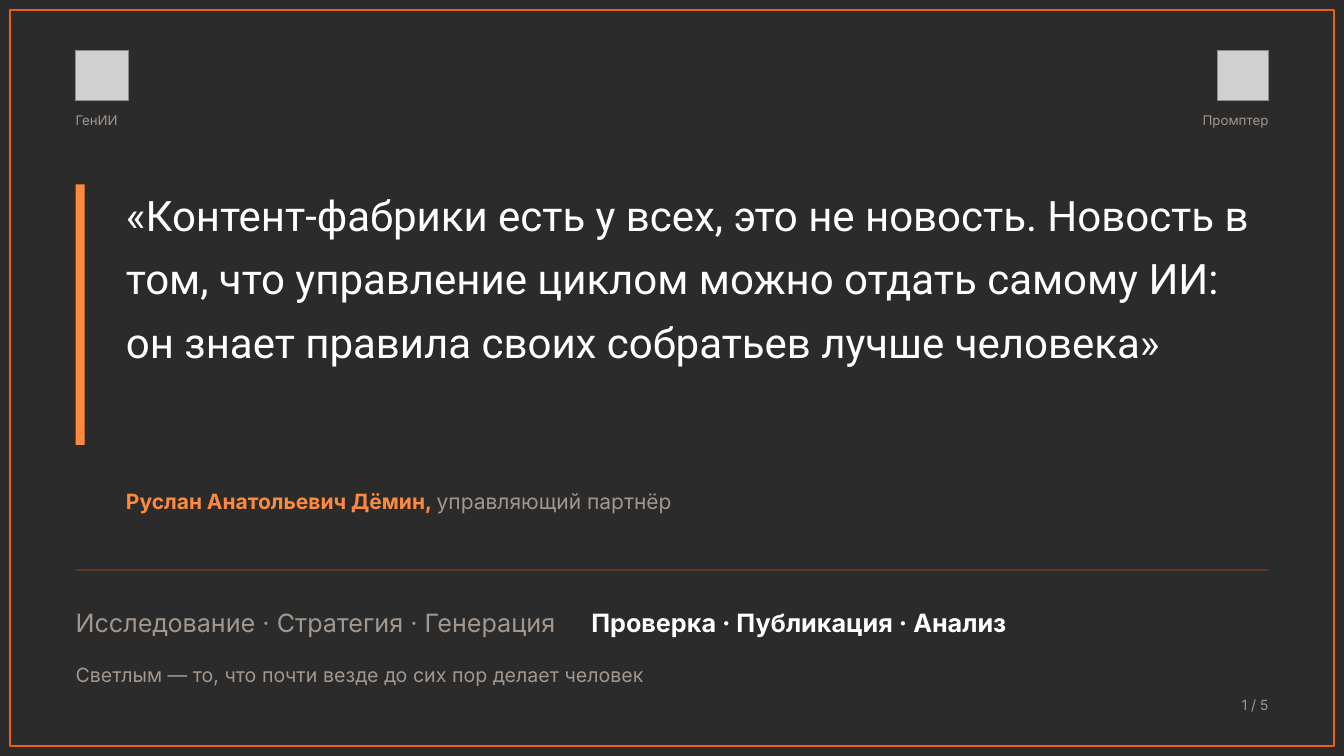
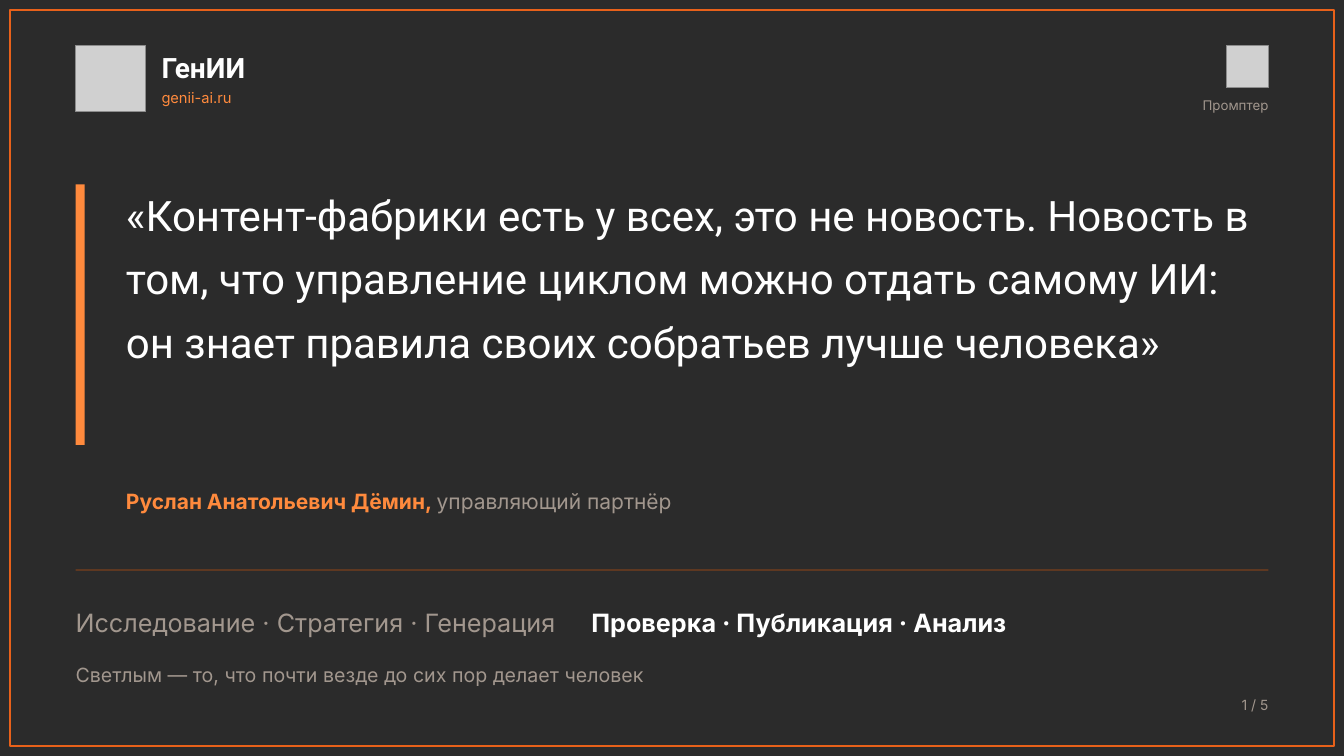
Before and after one commit to injusticebeast802-coder/taste-skill, a slide deck: slide 1 of prompter-moscow/presentation/konferenciya/oranzhevye-listy.pptx. Drawn at 1344x756 pixels with LibreOffice and Linux fonts; fonts in the diff are those of the drawing; grey boxes stand for pictures; background and template pictures are left out; a plain dark background stands for a picture behind light text. Boxes give left, top, right and bottom in pixels: in the first picture for what was removed or moved away, otherwise in the second. Text is boxed around its words. In the diff, an @@ line names an element or a change of style, - is before the commit and + after.

```diff
--- a/prompter-moscow/presentation/konferenciya/oranzhevye-listy.pptx
+++ b/prompter-moscow/presentation/konferenciya/oranzhevye-listy.pptx
@@ picture: place and size @@
-picture at bbox=[76, 50, 129, 101]
+picture at bbox=[76, 45, 145, 112]
@@ text "ГенИИ": place and size @@
-text "ГенИИ" at bbox=[76, 115, 118, 125]
+text "ГенИИ" at bbox=[162, 58, 246, 79]
@@ text "ГенИИ" at bbox=[162, 58, 246, 79]: size 9.5 to 20 pt, font Inter to Roboto, text colour #A2978E to #FFFFFF, bold on; line spacing 1.2 to 1.1 @@
@@ picture: place and size @@
-picture at bbox=[1218, 50, 1268, 101]
+picture at bbox=[1226, 45, 1268, 88]
@@ text added at bbox=[162, 92, 232, 106], 10.5 pt, text #FF8A3D @@
+genii-ai.ru
@@ text "Промптер": place and size @@
-text "Промптер" at bbox=[1203, 115, 1269, 128]
+text "Промптер" at bbox=[1203, 100, 1269, 113]
```
Also in this commit, not shown: 4 other slides changed, 5 other files.
